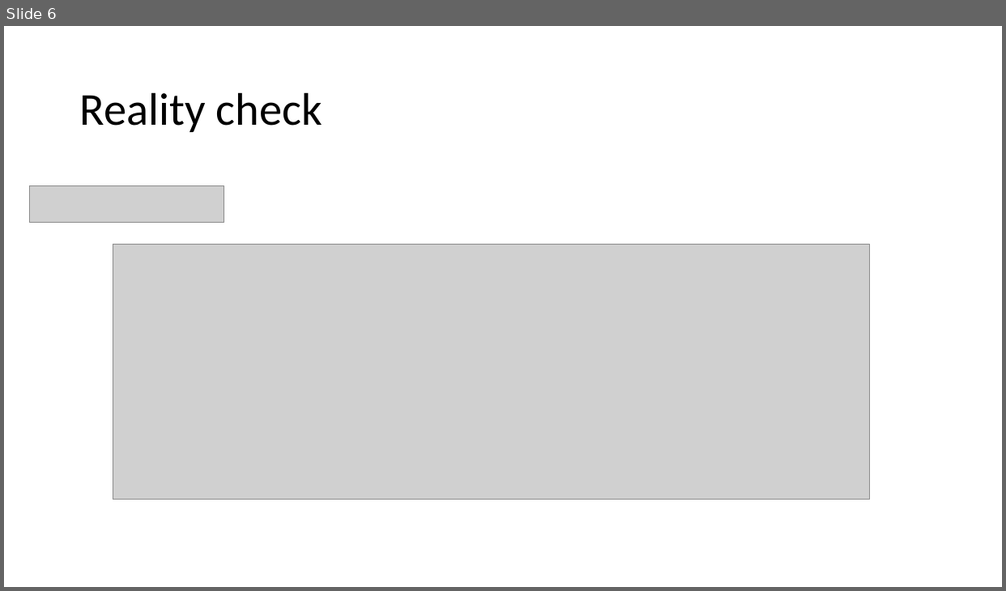
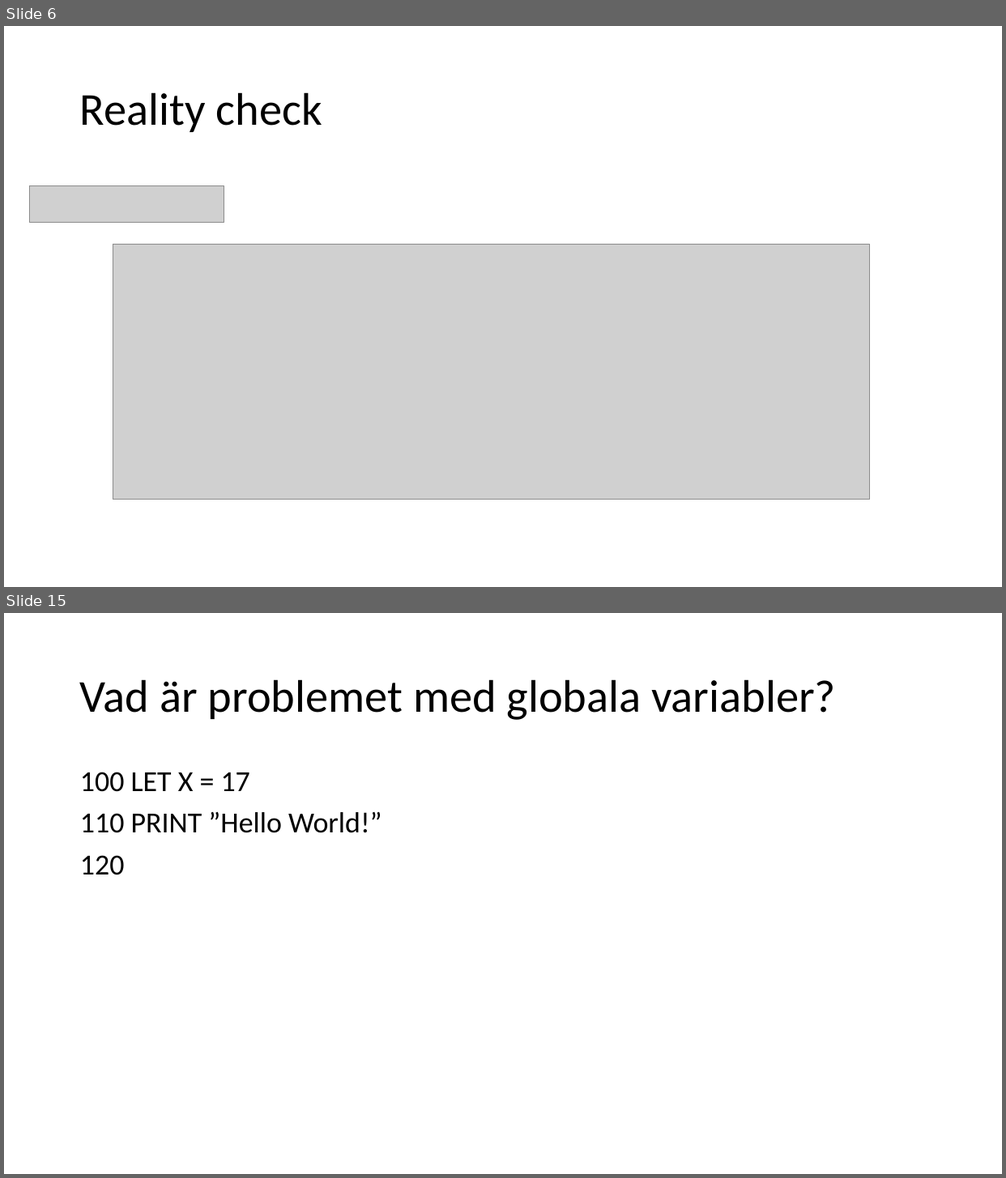
Before and after one commit to hansalmgren/KIL_2019, a slide deck: WebComp_MFE.pptx. Shown one above the other, each under a label of ours: slide 6 before the commit, slides 6 and 15 after it; the slides between them are not shown. The pictures are 1006x591 and 1006x1178 pixels, drawn with LibreOffice and Linux fonts; fonts in the diff are those of the drawing; grey boxes stand for pictures. Boxes give left, top, right and bottom in pixels: in the first picture for what was removed or moved away, otherwise in the second. Text is boxed around its words. In the diff, an @@ line names an element or a change of style, - is before the commit and + after.

```diff
--- a/WebComp_MFE.pptx
+++ b/WebComp_MFE.pptx
@@ slide 15 added at [4,613,1002,1174], background #FFFFFF @@
@@ title added at [80,679,836,720], 44 pt, text #000000 @@
+Vad är problemet med globala variabler?
@@ text added at [80,772,382,875], 28 pt, text #000000 @@
+100 LET X = 17
+110 PRINT ”Hello World!”
+120
```
Also in this commit, not shown: 5 slides changed, 5 other slides added, 1 other file.
